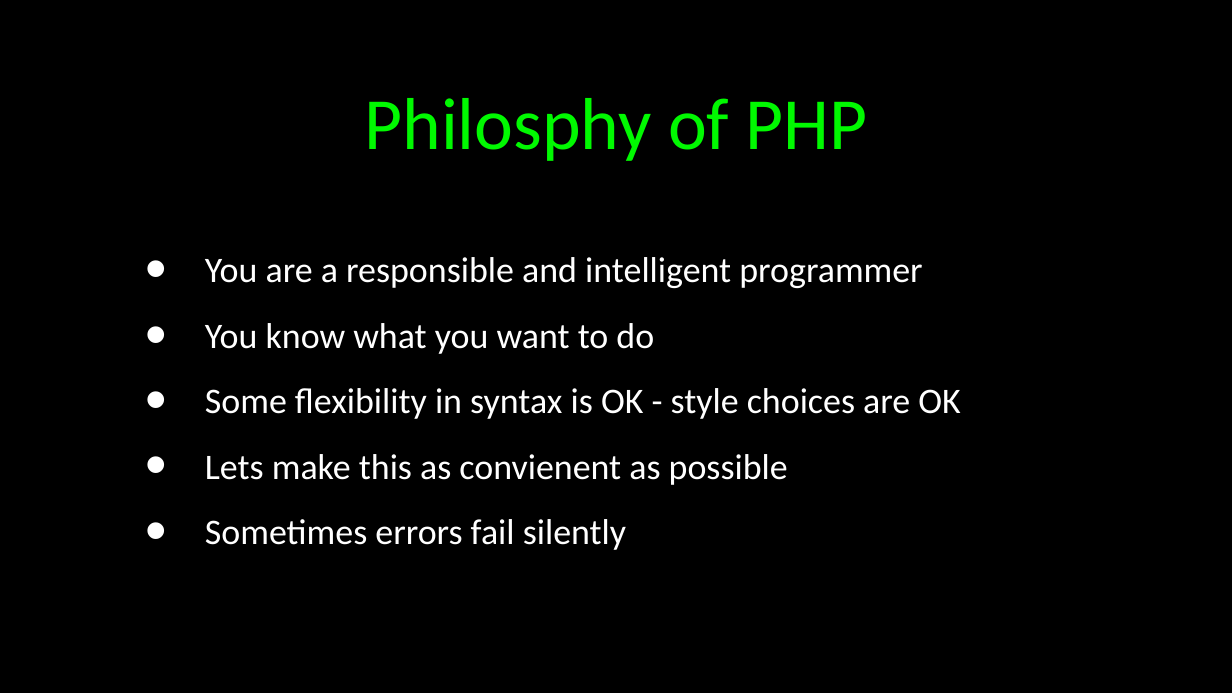
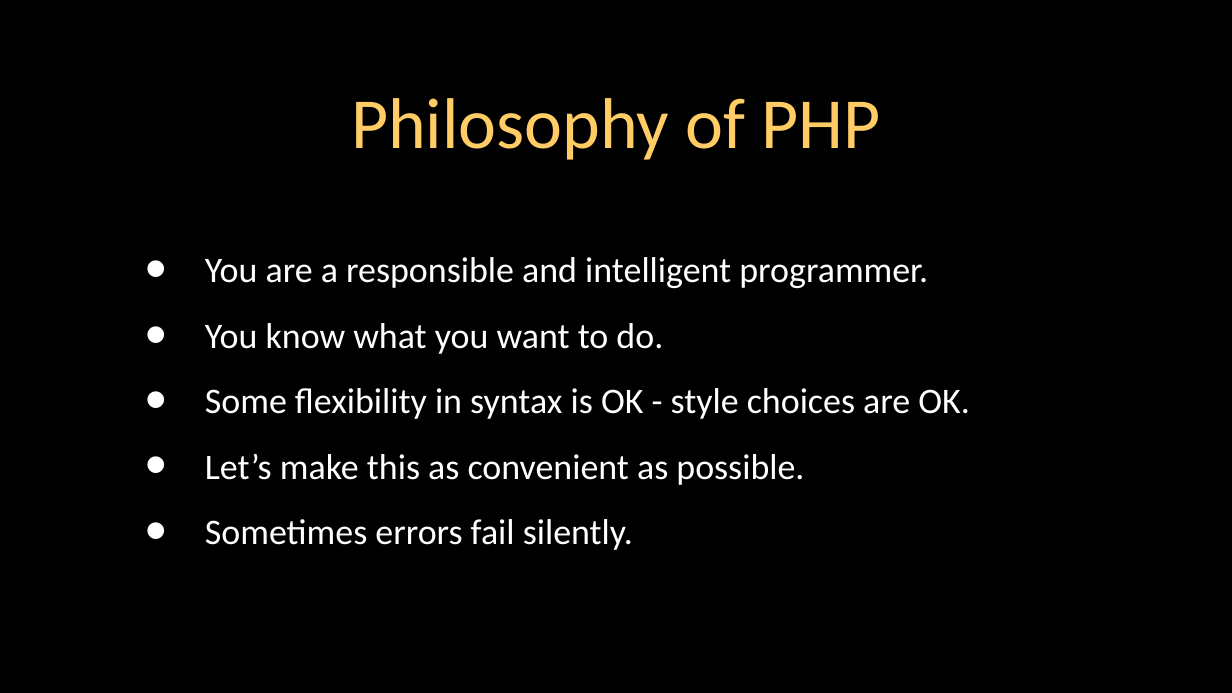
Before and after one commit to csev/wa4e, a slide deck: slide 4 of lectures/PHP-01-Overview.ppt. Drawn at 1232x693 pixels with LibreOffice and Linux fonts; fonts in the diff are those of the drawing. Boxes give left, top, right and bottom in pixels: in the first picture for what was removed or moved away, otherwise in the second. Text is boxed around its words. In the diff, an @@ line names an element or a change of style, - is before the commit and + after.

```diff
--- a/lectures/PHP-01-Overview.ppt
+++ b/lectures/PHP-01-Overview.ppt
@@ title at bbox=[351, 98, 881, 160]: text changed; size 43 to 42 pt; text colour #00F900 to #FFCC66 @@
-Philosphy of PHP
+Philosophy of PHP
@@ text at bbox=[205, 257, 970, 550]: text changed @@
-• You are a responsible and intelligent programmer
-• You know what you want to do
-• Some flexibility in syntax is OK - style choices are OK
-• Lets make this as convienent as possible
-• Sometimes errors fail silently
+• You are a responsible and intelligent programmer.
+• You know what you want to do.
+• Some flexibility in syntax is OK - style choices are OK.
+• Let’s make this as convenient as possible.
+• Sometimes errors fail silently.
```
Also in this commit, not shown: 44 other slides changed, 3 other files.
